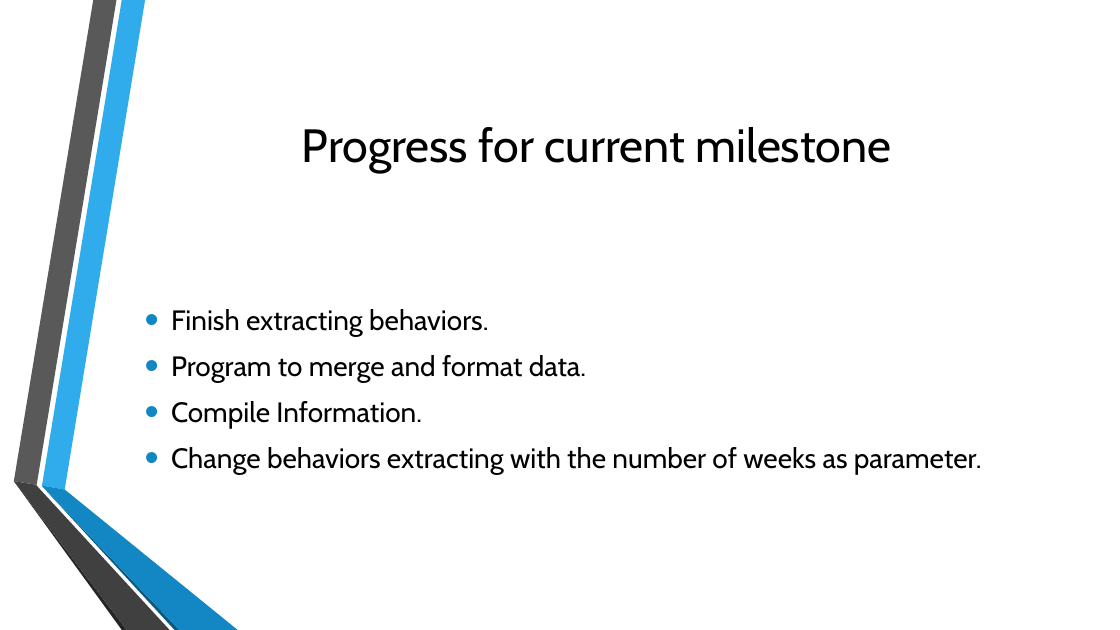
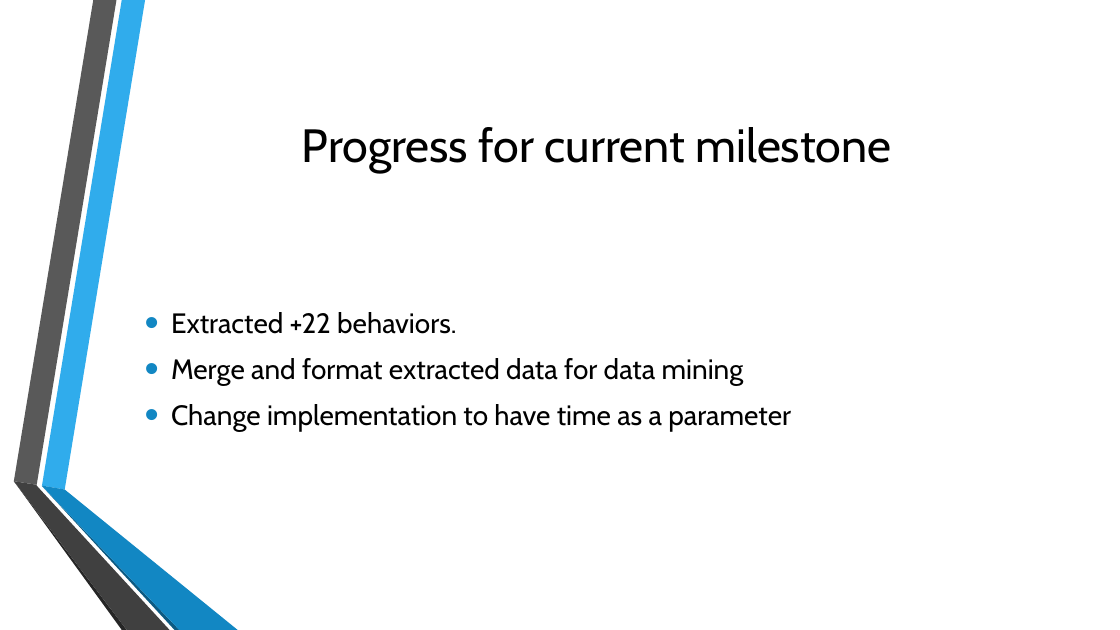
Before and after one commit to shreyasugemuge/Senior-Design-Project, a slide deck: slide 2 of docs/Milestone 3/Milestone_3_Presentation.pptx. Drawn at 1120x630 pixels with LibreOffice and Linux fonts; fonts in the diff are those of the drawing; background and template pictures are left out. Boxes give left, top, right and bottom in pixels: in the first picture for what was removed or moved away, otherwise in the second. Text is boxed around its words. In the diff, an @@ line names an element or a change of style, - is before the commit and + after.

```diff
--- a/docs/Milestone 3/Milestone_3_Presentation.pptx
+++ b/docs/Milestone 3/Milestone_3_Presentation.pptx
@@ text at [171,312,791,432]: text changed @@
-• Finish extracting behaviors.
-• Program to merge and format data.
-• Compile Information.
-• Change behaviors extracting with the number of weeks as parameter.
+• Extracted +22 behaviors.
+• Merge and format extracted data for data mining
+• Change implementation to have time as a parameter
```
Also in this commit, not shown: 4 other slides changed, 2 slides added, 1 other file.
